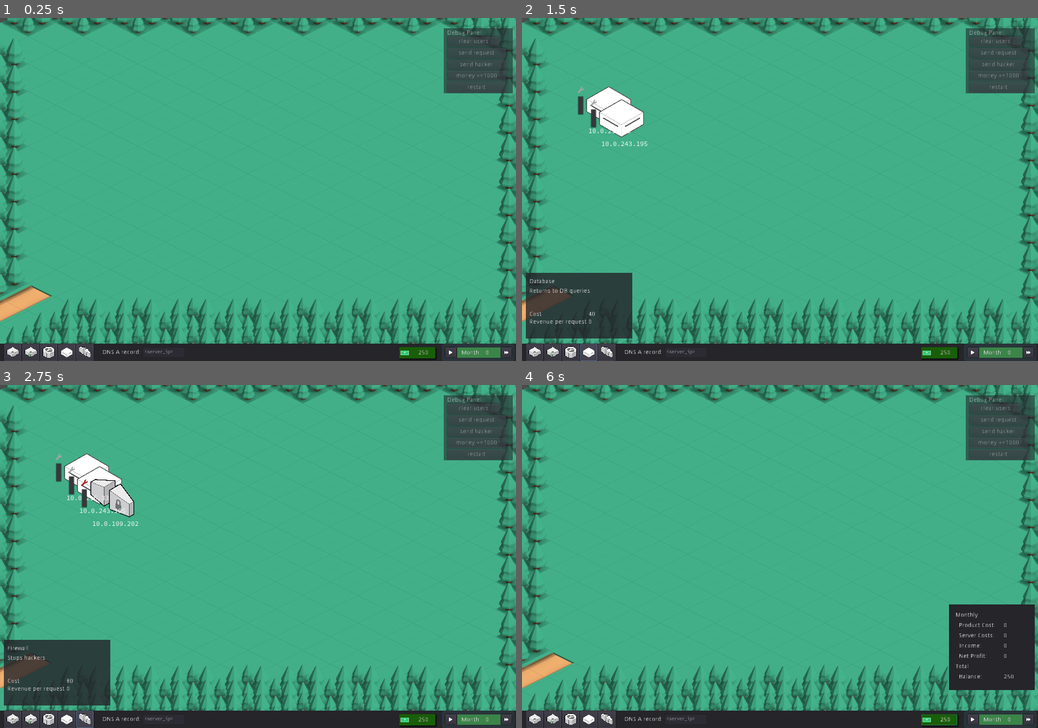
Above: before the commit, frames 1-4 (two rows, left to right).
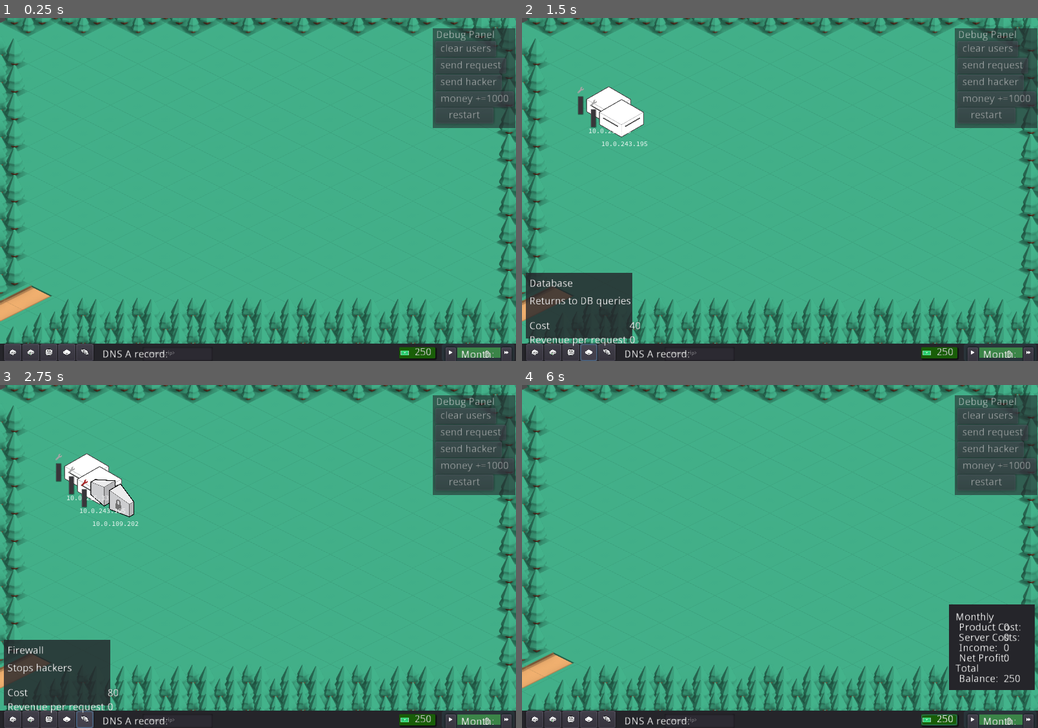
Above: after the commit, the same moments.

Repository: yigitbey/CloudArchitect
Game: Godot game, scene res://Level.tscn
Two runs of this game, one before a commit and one after it. Both use one fixed random seed, a clock stepped at 60 frames per second and the inputs below.
Inputs (mouse positions are in pixels of both pictures, inside the frame that each line leads up to):
- Up to frame 1 (0.25 s): no input
- Up to frame 2 (1.5 s): click (589, 350) at 0.5 s; click (589, 350) at 1.25 s
- Up to frame 3 (2.75 s): click (82, 717) at 2 s
- Up to frame 4 (6 s): click (604, 717) at 2.75 s; click "restart" at 3.5 s; click "restart" at 4.25 s; click "restart" at 5 s; click "250" at 5.75 s

The runs differ from the first frame. In frame 1, 3.0% of the frame differs, in the area x 1-100%, y 3-100%; in frame 2, 3.6%; in frame 3, 3.5%; in frame 4, 3.7%.

Commit message:
hidpi test

Diff:
--- a/HUD.tscn
+++ b/HUD.tscn
@@ -313,59 +313,59 @@
 
 [node name="DebugPanel" type="Panel" parent="."]
 modulate = Color( 1, 1, 1, 0.588235 )
-margin_left = 1032.0
+margin_left = 1006.0
 margin_top = 24.0
-margin_right = 1192.0
-margin_bottom = 176.0
+margin_right = 1198.0
+margin_bottom = 256.0
 __meta__ = {
 "_edit_use_anchors_": false
 }
 
 [node name="ClearUsers" type="Button" parent="DebugPanel"]
-margin_left = 8.0
-margin_top = 19.0
-margin_right = 131.0
-margin_bottom = 43.0
+margin_left = 6.0
+margin_top = 30.0
+margin_right = 148.0
+margin_bottom = 67.0
 text = "clear users"
 __meta__ = {
 "_edit_use_anchors_": false
 }
 
 [node name="Request" type="Button" parent="DebugPanel"]
-margin_left = 8.0
-margin_top = 46.0
-margin_right = 144.0
-margin_bottom = 70.0
+margin_left = 6.0
+margin_top = 69.0
+margin_right = 171.0
+margin_bottom = 106.0
 text = "send request"
 __meta__ = {
 "_edit_use_anchors_": false
 }
 
 [node name="Hacker" type="Button" parent="DebugPanel"]
-margin_left = 8.0
-margin_top = 73.0
-margin_right = 144.0
-margin_bottom = 97.0
+margin_left = 6.0
+margin_top = 108.0
+margin_right = 161.0
+margin_bottom = 145.0
 text = "send hacker"
 __meta__ = {
 "_edit_use_anchors_": false
 }
 
 [node name="Money1000" type="Button" parent="DebugPanel"]
-margin_left = 8.0
-margin_top = 99.0
-margin_right = 144.0
-margin_bottom = 123.0
+margin_left = 6.0
+margin_top = 147.0
+margin_right = 189.0
+margin_bottom = 184.0
 text = "money +=1000"
 __meta__ = {
 "_edit_use_anchors_": false
 }
 
 [node name="Restart" type="Button" parent="DebugPanel"]
-margin_left = 8.0
-margin_top = 126.0
-margin_right = 144.0
-margin_bottom = 150.0
+margin_left = 6.0
+margin_top = 185.0
+margin_right = 142.0
+margin_bottom = 222.0
 text = "restart"
 __meta__ = {
 "_edit_use_anchors_": false
@@ -396,25 +396,25 @@
 }
 
 [node name="VBoxContainer" type="VBoxContainer" parent="GameOver"]
-margin_left = 8.0
-margin_top = 8.0
-margin_right = 184.0
-margin_bottom = 40.0
+margin_left = 16.0
+margin_top = 16.0
+margin_right = 210.0
+margin_bottom = 74.0
 alignment = 1
 __meta__ = {
 "_edit_use_anchors_": false
 }
 
 [node name="Label2" type="Label" parent="GameOver/VBoxContainer"]
-margin_right = 176.0
-margin_bottom = 14.0
+margin_right = 194.0
+margin_bottom = 25.0
 text = "Score:"
 align = 1
 
 [node name="Score" type="Label" parent="GameOver/VBoxContainer"]
-margin_top = 18.0
-margin_right = 176.0
-margin_bottom = 32.0
+margin_top = 33.0
+margin_right = 194.0
+margin_bottom = 58.0
 text = "60"
 align = 1
 __meta__ = {
--- a/project.godot
+++ b/project.godot
@@ -35,6 +35,10 @@
 
 enabled=PoolStringArray( "FontAwesome5" )
 
+[gui]
+
+theme/use_hidpi=true
+
 [input]
 
 wheel_up={
